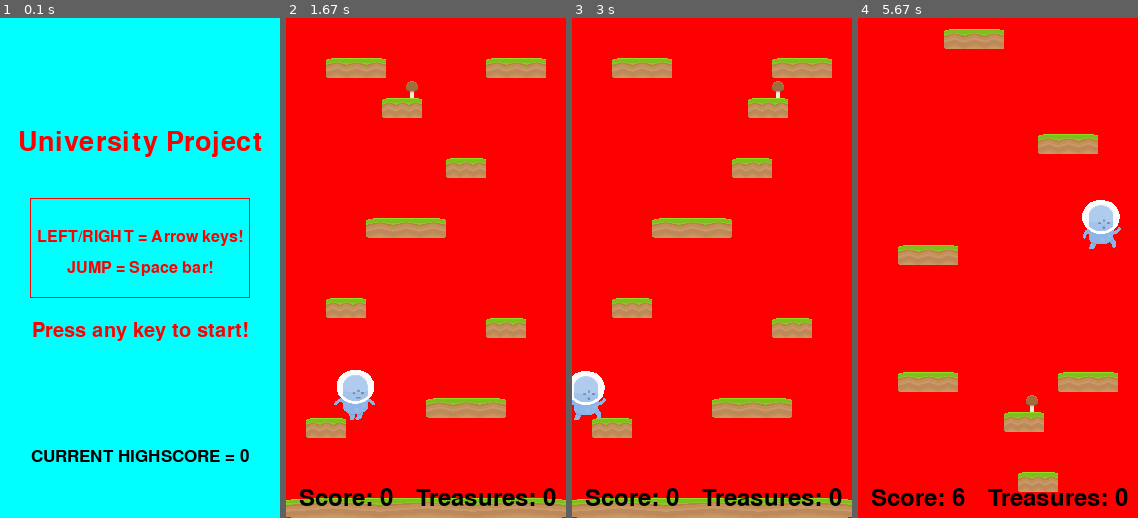
Above: before the commit, frames 1-4 (left to right).
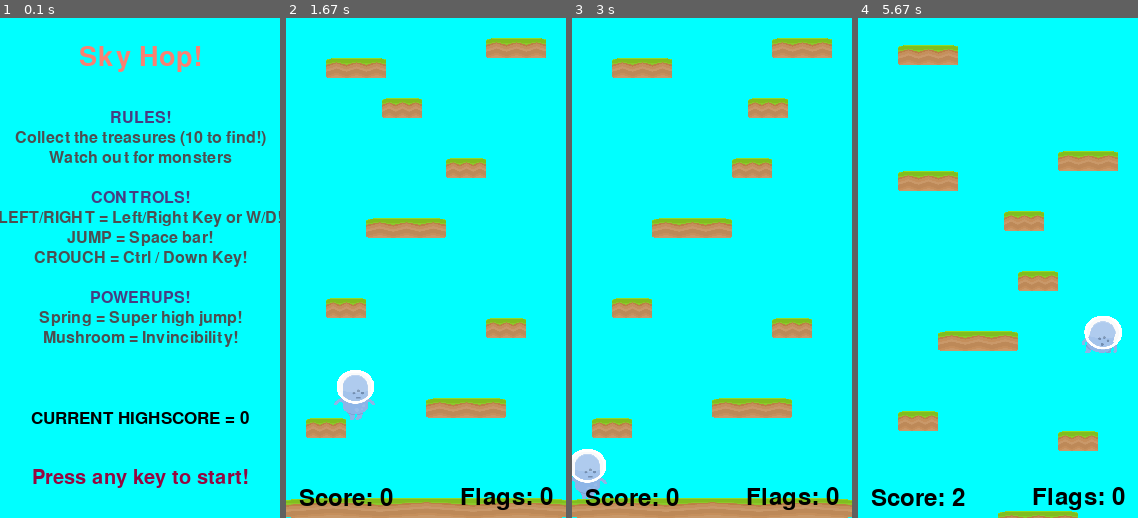
Above: after the commit, the same moments.

Repository: Calum-Johnston/pygame_2d_platformer
Game: pygame game, started from main.py
Two runs of this game, one before a commit and one after it. Both use one fixed random seed, a clock stepped at 60 frames per second and the inputs below.
Inputs:
- Up to frame 1 (0.1 s): no input
- Up to frame 2 (1.67 s): tap Space at 0.33 s; hold Space 0.67-1.13 s; hold Right 0.67-1.13 s; hold Ctrl 1.17-1.63 s; hold D 1.17-1.63 s
- Up to frame 3 (3 s): hold Right 1.67-2.13 s; hold W 2.17-2.47 s; tap Space at 2.23, 2.57, 2.87 s; tap Ctrl at 2.32 s; hold Right 2.5-2.97 s
- Up to frame 4 (5.67 s): hold A 3-3.53 s; tap Space at 3.07, 3.37, 3.63, 3.97, 4.27, 4.4, 4.8, 5.1, 5.47 s; hold Down 3.57-3.87 s; tap Ctrl at 3.72, 4.88 s; hold A 3.9-4.3 s; hold Up 4.33-4.7 s; hold D 4.73-5.37 s; hold Down from 5.4 s (still down)

The runs differ from the first frame. In frame 1, 15% of the frame differs, in the area x 0-100%, y 5-94%; in frame 2, 89%; in frame 3, 90%; in frame 4, 100%, in the area x 0-100%, y 0-100%.

Commit message:
Updated splash screens with more colour!

Diff:
--- a/main.py
+++ b/main.py
@@ -116,6 +116,9 @@
             if event.type == pygame.QUIT:
                 running = False
                 self.gameinstance = False
+            if event.type == pygame.KEYUP:
+                self.player.tickCount = FPS
+
 
 
     """ Updates game objects (animations, position, etc) """
@@ -169,26 +172,26 @@
         if(self.player.invincibleTime > 0):
             screen.fill(RED)
         else:
-            screen.fill(CYAN)
-
+            screen.fill(SKY_BLUE)
         self.platform_sprites.draw(screen)
         self.item_sprites.draw(screen)
         self.enemy_sprites.draw(screen)
         self.projectile_sprites.draw(screen)
         self.player_sprites.draw(screen)
         if(not self.gameinstance):
+            self.fade()
             self.gameOver()
         self.drawText("Score: " + str(self.score), 60, HEIGHT - 20, 36, BLACK)
-        self.drawText("Treasures: " + str(self.flags_captured), WIDTH - 80,  HEIGHT - 20, 36, BLACK)
+        self.drawText("Flags: " + str(self.flags_captured), WIDTH - 60,  HEIGHT - 20, 36, BLACK)
         pygame.display.flip()
 
 
     """ Produces the game over screen """
     def gameOver(self):
-        self.drawText("GAME OVER", WIDTH // 2, HEIGHT // 16 * 1, 46, BLACK)
-        self.drawText("Score:" + str(self.score), WIDTH // 2, HEIGHT // 16 * 2, 32, MAGNETA)
-        self.drawText("Flags captured: " + str(self.flags_captured), WIDTH // 2, HEIGHT // 16 * 3, 32, MAGNETA)
-        self.drawText("Press ESC to return!", WIDTH / 2, HEIGHT - 40, 30, YELLOW)
+        self.drawText("GAME OVER", WIDTH // 2, HEIGHT // 16 * 7, 46, WHITE)
+        self.drawText("Score:" + str(self.score), WIDTH // 2, HEIGHT // 16 * 8, 32, GREY)
+        self.drawText("Flags captured: " + str(self.flags_captured), WIDTH // 2, HEIGHT // 16 * 9, 32, GREY)
+        self.drawText("Press ESC to return!", WIDTH / 2, HEIGHT - 40, 30, MAROON)
         pygame.display.flip()
         keyPressed = False
         while(not keyPressed):
@@ -199,10 +202,9 @@
                     if(event.key == pygame.K_ESCAPE):
                         keyPressed = True
 
-
     """ Loads pre-built platforms into the game (just out of view)
         based on textfiles read in previously.
-        CURRENTLY NOT IN USE"""
+        CURRENTLY ONLY IN USE FOR INITIALISATION"""
     def loadNewPlatforms(self, newGame):
         if(newGame):
             new_Section = easy[0]
@@ -266,13 +268,21 @@
         text_rect.center = (text_X, text_Y)
         screen.blit(text, text_rect)
 
-
     """ Returns the score """
     def getScore(self):
         return self.score
 
-    def getScreen(self):
-        return screen
+    """ Fades the screen tp black """
+    def fade(self):
+        fade = pygame.Surface((WIDTH, HEIGHT))
+        fade.fill((0, 0, 0))
+        for alpha in range(0, 300):
+            fade.set_alpha(alpha)
+            screen.fill((255, 255, 255))
+            screen.blit(fade, (0, 0))
+            pygame.display.update()
+            pygame.time.delay(5)
+
 
 class startScreen():
     def __init__(self, highscore):
@@ -292,13 +302,20 @@
             clock.tick(FPS)
 
     def drawSplashScreen(self):
-        screen.fill(CYAN)
-        self.drawText(TITLE, WIDTH / 2, HEIGHT / 4, 40, RED)
-        self.drawText("LEFT/RIGHT = Arrow keys!", WIDTH / 2, HEIGHT / 8 * 3.5, 24, RED)
-        self.drawText("JUMP = Space bar!", WIDTH / 2, HEIGHT / 2, 24, RED)
-        self.drawText("Press any key to start!", WIDTH / 2, HEIGHT * 5 / 8, 30, RED)
-        self.drawText("CURRENT HIGHSCORE = " + str(self.highscore), WIDTH / 2, HEIGHT * 7 / 8, 26, BLACK)
-        pygame.draw.rect(screen, RED, (30, 180, 220, 100), 1)
+        screen.fill(SKY_BLUE)
+        self.drawText(TITLE, WIDTH / 2, 40, 40, SALMON)
+        self.drawText("RULES!", WIDTH / 2, 100, 24, DARK_SKATE_BLUE)
+        self.drawText("Collect the treasures (10 to find!)", WIDTH / 2, 120, 24, GREY)
+        self.drawText("Watch out for monsters", WIDTH / 2, 140, 24, GREY)
+        self.drawText("CONTROLS!", WIDTH / 2, 180, 24, DARK_SKATE_BLUE)
+        self.drawText("LEFT/RIGHT = Left/Right Key or W/D!", WIDTH / 2, 200, 24, GREY)
+        self.drawText("JUMP = Space bar!", WIDTH / 2, 220, 24, GREY)
+        self.drawText("CROUCH = Ctrl / Down Key!", WIDTH / 2, 240, 24, GREY)
+        self.drawText("POWERUPS!", WIDTH / 2, 280, 24, DARK_SKATE_BLUE)
+        self.drawText("Spring = Super high jump!", WIDTH / 2, 300, 24, GREY)
+        self.drawText("Mushroom = Invincibility!", WIDTH / 2, 320, 24, GREY)
+        self.drawText("CURRENT HIGHSCORE = " + str(self.highscore), WIDTH / 2, 400, 26, BLACK)
+        self.drawText("Press any key to start!", WIDTH / 2, 460, 30, MAROON)
         pygame.display.flip()
 
     def drawText(self, text, text_X, text_Y, text_Size, text_Colour):
@@ -307,7 +324,6 @@
         text_rect = text.get_rect()
         text_rect.center = (text_X, text_Y)
         screen.blit(text, text_rect)
-
 
 
 
--- a/sections/easy/easy_1.txt
+++ b/sections/easy/easy_1.txt
@@ -1,7 +1,7 @@
 ################
 #--------------#
-#--------------#
-#--xxx-----xxx-#
+#----------xxx-#
+#--xxx---------#
 #--------------#
 #-xx-----------#
 #--------------#
--- a/sections/easy/easy_3.txt
+++ b/sections/easy/easy_3.txt
@@ -1,26 +1,26 @@
 ################
 #--------------#
-#--xx------xx--#
+#----------xx--#
 #--------------#
 #------xx------#
 #--------------#
-#--xx------xx--#
+#--xx----------#
 #-----xxxx-----#
 #--------------#
 #--------------#
-#--xx------xx--#
+#----------xx--#
 #--------------#
 #------xx------#
 #--------------#
-#--xx------xx--#
+#--xx----------#
 #-----xxxx-----#
 #--------------#
 #--------------#
-#--xx------xx--#
+#----------xx--#
 #--------------#
 #------xx------#
 #--------------#
-#--xx------xx--#
+#--xx----------#
 #-----xxxx-----#
 #--------------#
 #--------------#
--- a/sections/easy/easy_5.txt
+++ b/sections/easy/easy_5.txt
@@ -9,8 +9,8 @@
 #--------------#
 #--------------#
 #--------------#
-#--xx---xx-----#
-#--------------#
+#--xx----------#
+#-------xx-----#
 #--------------#
 #--------------#
 #-xxx-----xxx--#
--- a/settings.py
+++ b/settings.py
@@ -1,5 +1,5 @@
 # Game settings
-TITLE = "University Project"
+TITLE = "Sky Hop!"
 WIDTH = 280
 HEIGHT = 500
 FPS = 60
@@ -25,7 +25,9 @@
 # Upgrade Settings
 BOOST_SPAWN_CHANCE = 100
 BOOST_POWER = -50
-INVINCIBLE_SPAWN_CHANCE = 4
+INVINCIBLE_SPAWN_CHANCE = 200
+INVINCIBLE_MINIMUM_DURATION = FPS * 2
+INVINCIBLE_MAXIMUM_DURATION = FPS * 10
 
 # SpriteSheet settings
 PLAYER_SPRITESHEET = "spritesheet_players.png"
@@ -35,12 +37,16 @@
 TILES_SPRITESHEET = "spritesheet_tiles.png"
 
 
-# Colours
-WHITE = (255, 255, 255)
-BLACK = (0, 0, 0)
+# Mai Game Colours
 RED = (255, 0, 0)
 GREEN = (0, 255, 0)
 BLUE = (0, 0, 255)
-CYAN = (0, 255, 255)
-MAGNETA = (255, 0, 255)
-YELLOW = (255, 255, 0)
+SKY_BLUE = (0, 255, 255)
+DARK_SKATE_BLUE = (72, 61, 129)
+SALMON = (250, 128, 114)
+
+# Game Over Screen Colour Scheme
+BLACK = (0, 0, 0)
+WHITE = (255, 255, 255)
+GREY = (78, 78, 80)
+MAROON = (149, 7, 64)
--- a/sprites.py
+++ b/sprites.py
@@ -2,8 +2,6 @@
 from settings import *
 import random as rd
 from math import hypot
-from PIL import Image # (pip install Pillow)
-import PIL.ImageOps
 vec = pygame.math.Vector2
 
 ''' PLAYER SPRITE '''
@@ -63,9 +61,9 @@
             self.acceleration.x = PLAYER_ACCELERATION
         if(keysPressed[pygame.K_LEFT] or keysPressed[pygame.K_a]):
             self.acceleration.x = -PLAYER_ACCELERATION
-        if(keysPressed[pygame.K_SPACE]):
+        if(keysPressed[pygame.K_SPACE] or keysPressed[pygame.K_w] or keysPressed[pygame.K_UP]):
             self.jump()
-        if(keysPressed[pygame.K_DOWN] and self.jumping == False):
+        if((keysPressed[pygame.K_DOWN] or keysPressed[pygame.K_LCTRL] or keysPressed[pygame.K_s]) and self.jumping == False):
             self.crouching = True
 
         # Decrease acceleration according friction, update velocity according to acceleration
@@ -97,7 +95,6 @@
 
         if(self.invincibleTime > 0):
             self.invincibleTime -= 1
-
 
     def checkCollisions(self):
         #Check for PLATFORM collision
@@ -111,6 +108,8 @@
                 if(self.platform.rect.bottom > self.rect.bottom):
                     self.position.y = self.platform.rect.top + 1
                     self.velocity.y = 0
+                    if(self.jumping):
+                        self.tickCount = FPS
                     self.jumping = False
                     self.boostPowerUp = False
 
@@ -141,7 +140,7 @@
                         item.isUsed()
                 elif(item.type == "invincible"):
                     if(item.used == False):
-                        self.invincibleTime = FPS * 5
+                        self.invincibleTime = rd.randrange(INVINCIBLE_MINIMUM_DURATION, INVINCIBLE_MAXIMUM_DURATION)
                         item.isUsed()
 
     def jump(self):
Not shown, changed: Assignment/game.spec.2019.docx
Not shown, changed: Assignment/~$me.spec.2019.docx
Not shown, added: Assignment/~WRL0003.tmp
